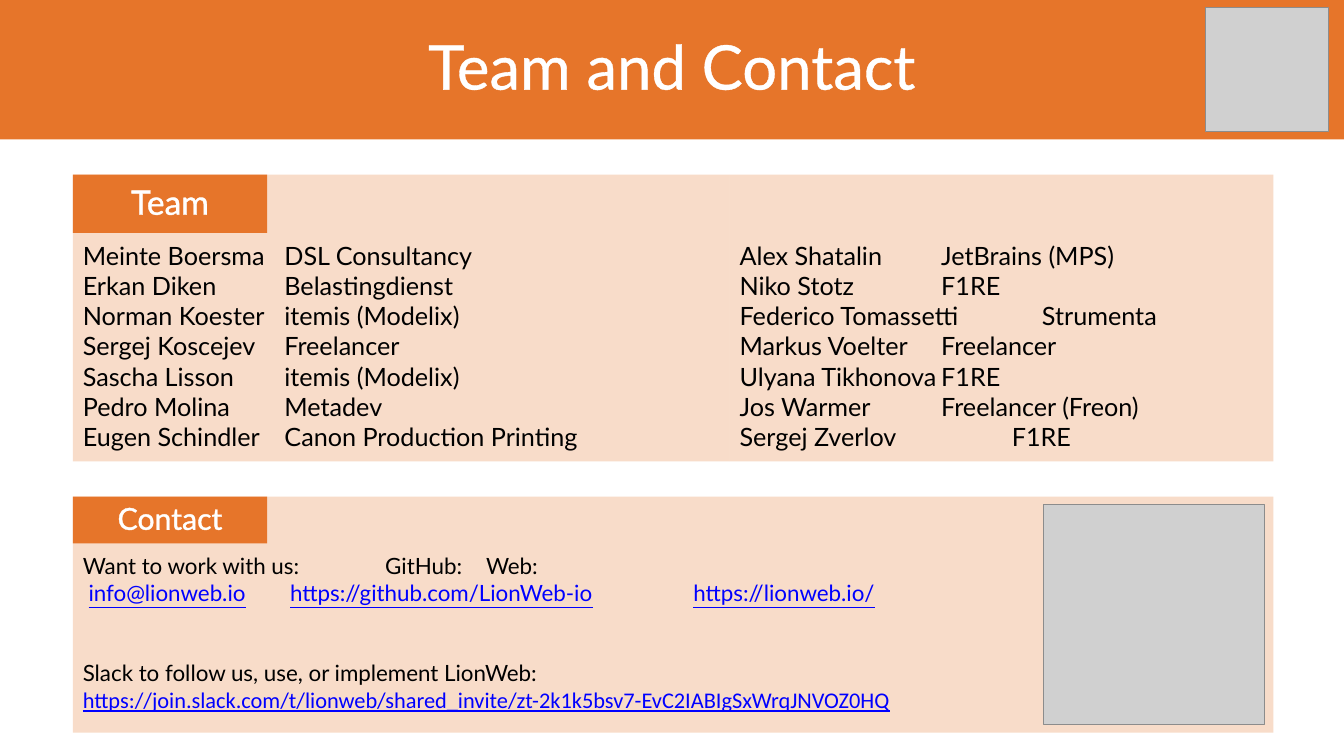
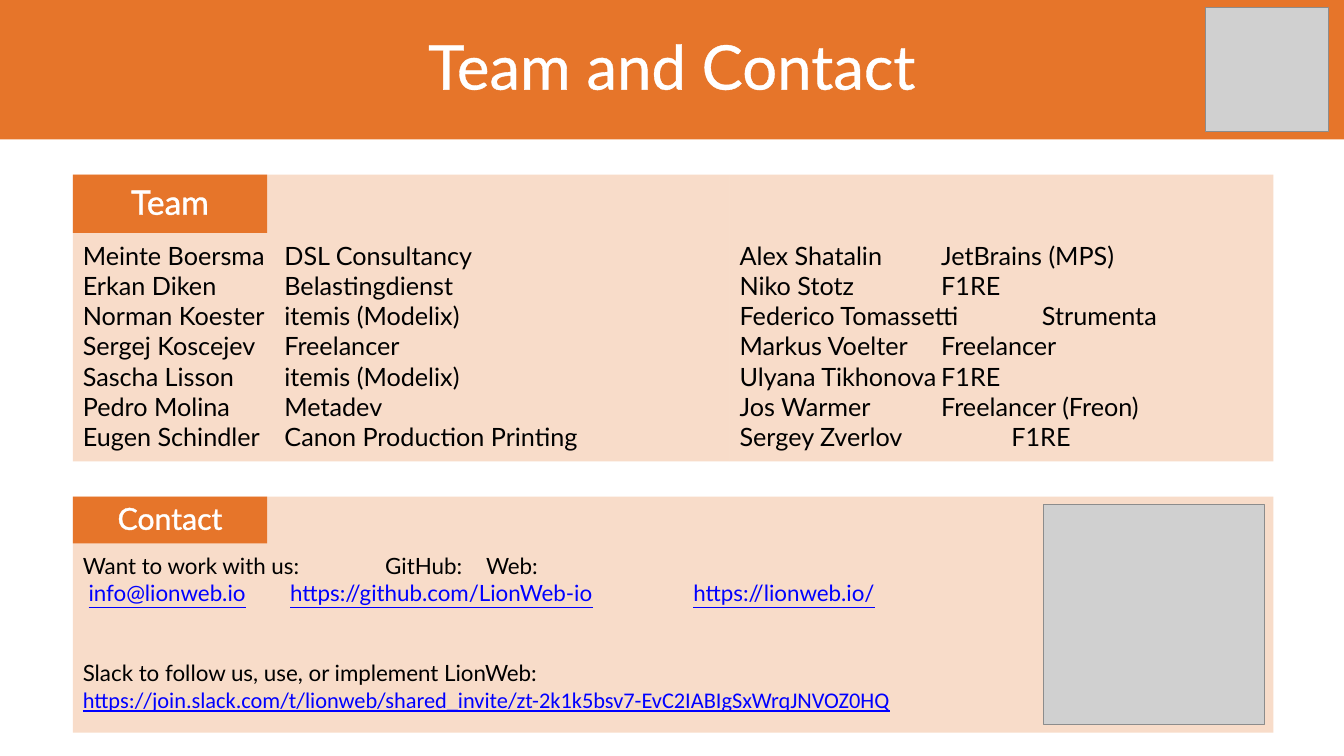
Before and after one commit to LionWeb-io/specification, a slide deck: slide 13 of conference-talks/LangDev/2026/LangDev 2026 Talk.pptx (slide 12 before the commit). Drawn at 1344x756 pixels with LibreOffice and Linux fonts; fonts in the diff are those of the drawing; grey boxes stand for pictures; background and template pictures are left out. Boxes give left, top, right and bottom in pixels: in the first picture for what was removed or moved away, otherwise in the second. Text is boxed around its words. In the diff, an @@ line names an element or a change of style, - is before the commit and + after.

```diff
--- a/conference-talks/LangDev/2026/LangDev 2026 Talk.pptx
+++ b/conference-talks/LangDev/2026/LangDev 2026 Talk.pptx
@@ text at (740,396,1138,451): text changed @@
-Jos Warmer Freelancer (Freon)
-Sergej Zverlov F1RE
+Jos Warmer Freelancer (Freon)
+Sergey Zverlov F1RE
```
Also in this commit, not shown: 5 other slides changed, 1 slide added, 1 other file.
